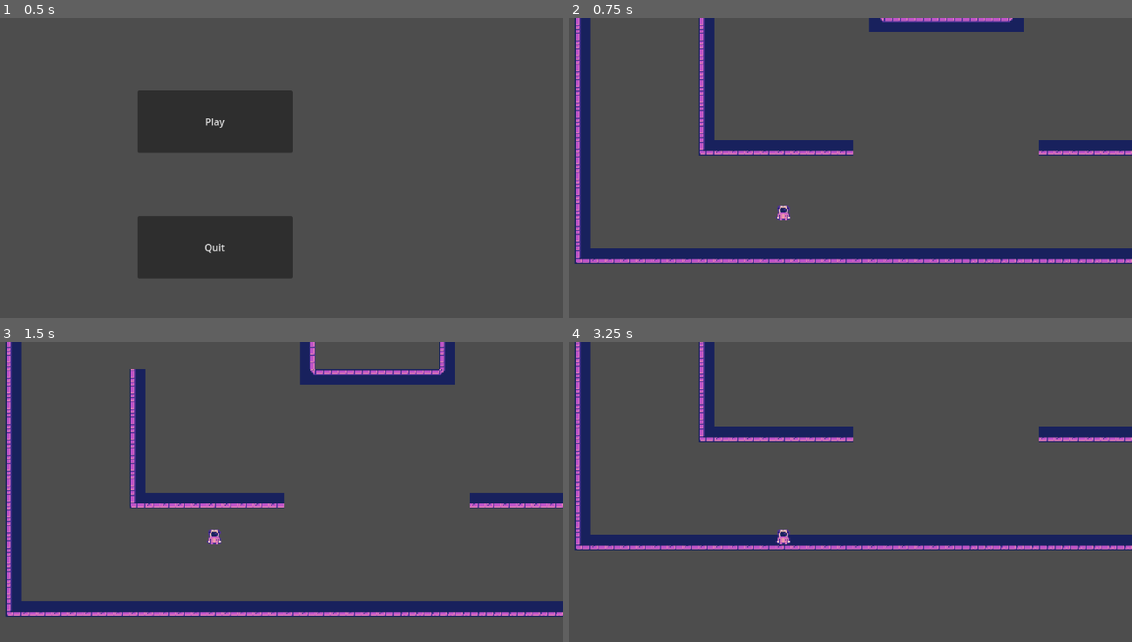
Above: before the commit, frames 1-4 (two rows, left to right).
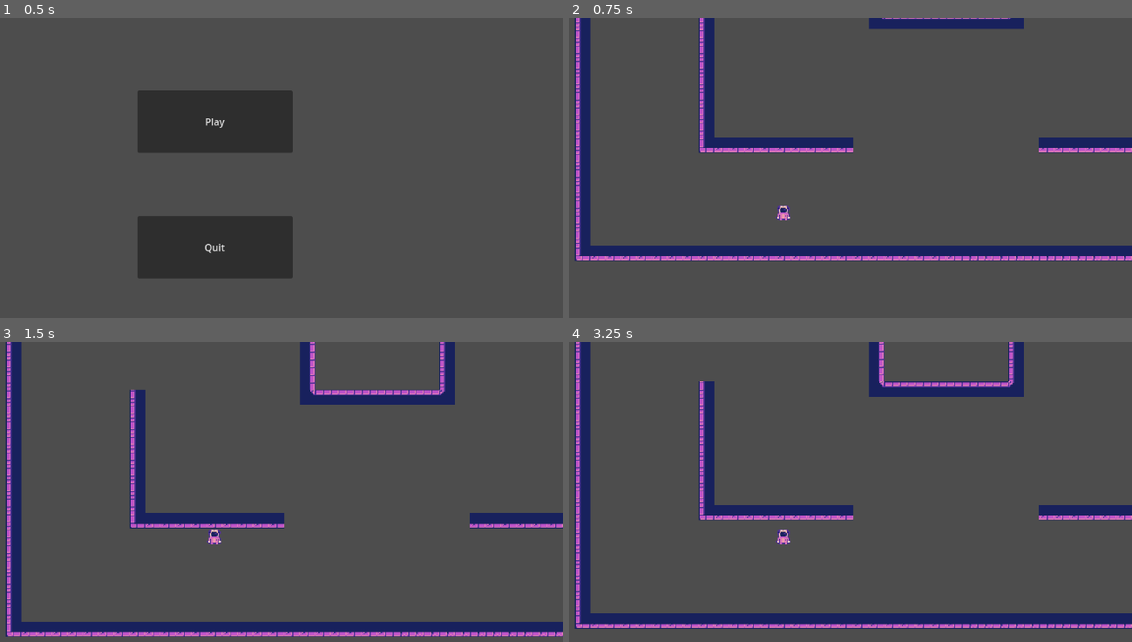
Above: after the commit, the same moments.

Repository: eeroleppalehto/Gravitas
Game: Godot game, scene res://scenes/Main.tscn
Two runs of this game, one before a commit and one after it. Both use one fixed random seed, a clock stepped at 60 frames per second and the inputs below.
Inputs:
- Up to frame 1 (0.5 s): no input
- Up to frame 2 (0.75 s): click "Play" at 0.5 s
- Up to frame 3 (1.5 s): tap Enter (ui_accept) at 1.25, 1.35 s; hold Right (ui_right) from 1.28 s (still down)
- Up to frame 4 (3.25 s): tap Enter (ui_accept) at 1.52, 1.82, 2.1, 2.27, 2.57, 2.85 s; release Right (ui_right) at 2.78 s; hold Left (ui_left) from 2.78 s (still down)

Frame 1 is identical in both runs. In frame 2, 5.9% of the frame differs, in the area x 0-100%, y 0-82%; in frame 3, 18%; in frame 4, 19%, in the area x 0-100%, y 0-96%.

Commit message:
Integrated player with gravity rotation

Diff:
--- a/gravitas/scenes/player.gd
+++ b/gravitas/scenes/player.gd
@@ -1,18 +1,34 @@
 extends CharacterBody2D
-
 
 const SPEED = 300.0
 const JUMP_VELOCITY = -400.0
+const NULL_VECTOR = Vector2(0, 0)
 
 
+func _ready() -> void:
+	Gravity.player = self
+
 func _physics_process(delta: float) -> void:
+	# TODO: check if on floor and put speed to 0 instead of the current implementation
 	# Add the gravity.
 	if not is_on_floor():
-		velocity += get_gravity() * delta
+		velocity += Gravity.currentGravity * delta
+
+	if is_on_floor_only():
+		# velocity.x = 0
+		pass
 
 	# Handle jump.
 	if Input.is_action_just_pressed("ui_accept") and is_on_floor():
-		velocity.y = JUMP_VELOCITY
+		velocity -= Gravity.currentGravity * 0.5
+
+	move_and_slide()
+
+	if Gravity.isRotating:
+		Gravity.rotate()
+
+	if Input.is_action_just_pressed("ui_down") or Input.is_action_just_pressed("ui_up"):
+		Gravity.rotate()
 
 	# Get the input direction and handle the movement/deceleration.
 	# As good practice, you should replace UI actions with custom gameplay actions.
@@ -21,5 +37,3 @@
 	#	velocity.x = direction * SPEED
 	#else:
 	#	velocity.x = move_toward(velocity.x, 0, SPEED)
-
-	move_and_slide()
